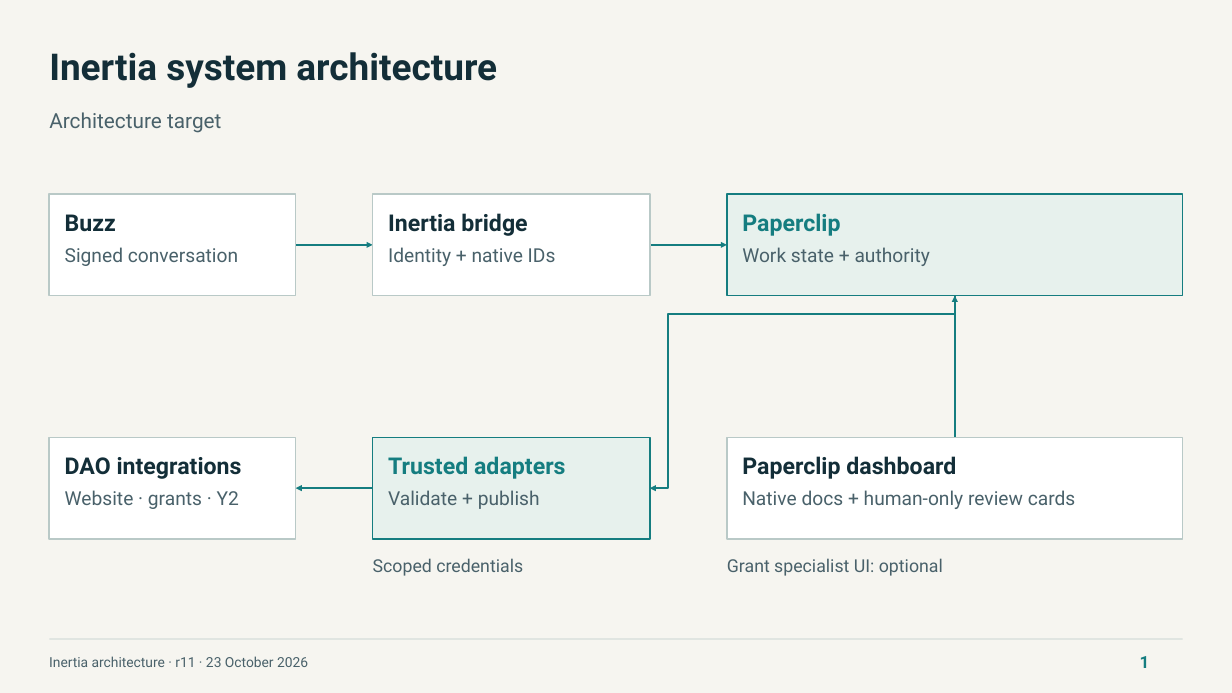
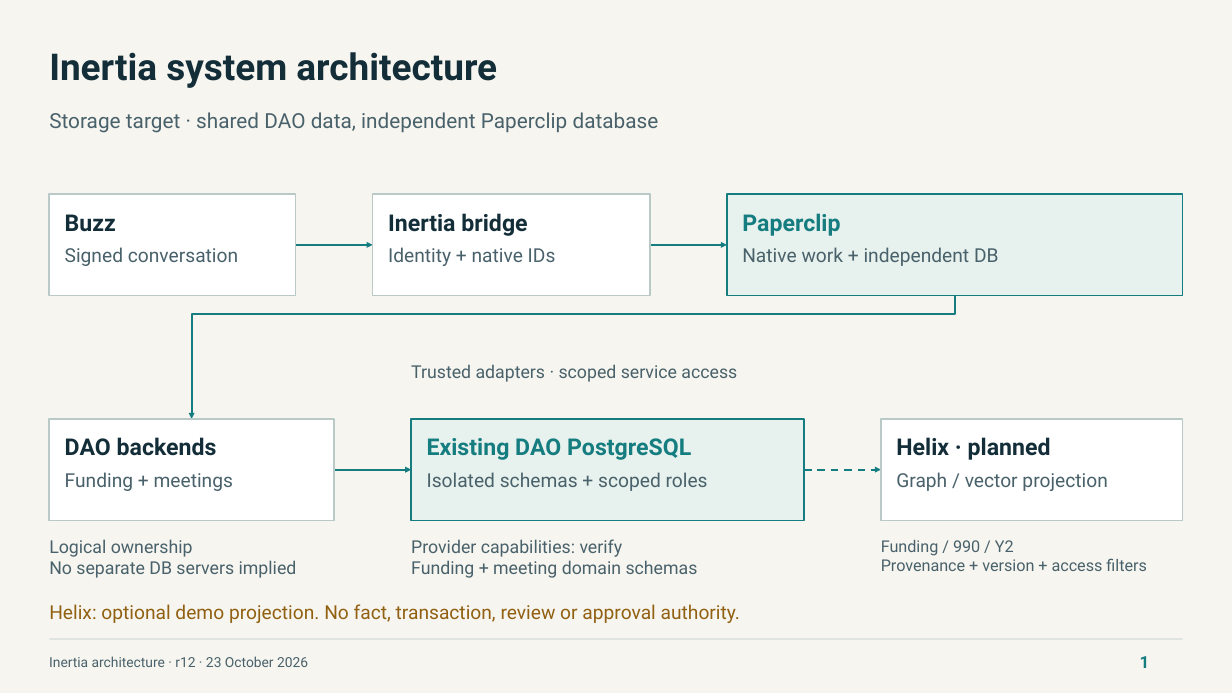
Before and after one commit to NetRxn/Inertia, a slide deck: slide 1 of Inertia-Architecture.pptx. Drawn at 1232x693 pixels with LibreOffice and Linux fonts; fonts in the diff are those of the drawing. Boxes give left, top, right and bottom in pixels: in the first picture for what was removed or moved away, otherwise in the second. Text is boxed around its words. In the diff, an @@ line names an element or a change of style, - is before the commit and + after.

Commit message:
docs: consolidate DAO PostgreSQL and Helix data architecture (r12)

```diff
--- a/Inertia-Architecture.pptx
+++ b/Inertia-Architecture.pptx
@@ text at box(49, 112, 659, 133): text changed @@
-Architecture target
+Storage target · shared DAO data, independent Paperclip database
@@ text at box(742, 247, 999, 266): text changed @@
-Work state + authority
+Native work + independent DB
@@ elbow arrow added from (955, 296) to (191, 419), #157D80 1.88 pt @@
@@ elbow arrow removed from (955, 296) to (650, 488) @@
@@ arrow removed from (955, 438) to (955, 296) @@
@@ text at box(411, 364, 737, 382): text changed @@
-Scoped credentials
+Trusted adapters · scoped service access
@@ rectangle: place and size @@
-rectangle at box(50, 438, 296, 540)
+rectangle at box(50, 419, 334, 521)
@@ rectangle: place and size @@
-rectangle at box(372, 438, 650, 540)
+rectangle at box(411, 419, 803, 521)
@@ rectangle: place and size @@
-rectangle at box(726, 438, 1182, 540)
+rectangle at box(881, 419, 1182, 521)
@@ text at box(65, 437, 217, 456): text changed @@
-DAO integrations
+DAO backends
@@ text added at box(427, 438, 691, 460), 22.5 pt, text #157D80, bold @@
+Existing DAO PostgreSQL
@@ text added at box(896, 437, 1051, 460), 22.5 pt, text #132E38, bold @@
+Helix · planned
@@ text added at box(65, 472, 233, 491), 18.8 pt, text #49616A @@
+Funding + meetings
@@ arrow moved from (372, 488) - (296, 488) to (334, 469) - (411, 469) @@
@@ text at box(427, 472, 708, 491): text changed; size 22.5 to 18.8 pt; text colour #157D80 to #49616A; bold off @@
-Trusted adapters
+Isolated schemas + scoped roles
@@ text removed at box(742, 456, 956, 479) @@
-Paperclip dashboard
@@ arrow added from (804, 469) to (881, 469), #157D80 1.88 pt dashed @@
@@ text added at box(896, 472, 1107, 491), 18.8 pt, text #49616A @@
+Graph / vector projection
@@ text removed at box(65, 490, 239, 509) @@
-Website · grants · Y2
@@ text removed at box(388, 490, 540, 509) @@
-Validate + publish
@@ text removed at box(742, 490, 1076, 509) @@
-Native docs + human-only review cards
@@ text added at box(49, 539, 297, 578), 17.2 pt, text #49616A @@
+Logical ownership
+No separate DB servers implied
@@ text added at box(411, 539, 698, 578), 17.2 pt, text #49616A @@
+Provider capabilities: verify
+Funding + meeting domain schemas
@@ text removed at box(727, 558, 943, 576) @@
-Grant specialist UI: optional
@@ text added at box(881, 540, 1147, 571), 15.8 pt, text #49616A @@
+Funding / 990 / Y2
+Provenance + version + access filters
@@ text added at box(49, 604, 740, 623), 18.8 pt, text #916011 @@
+Helix: optional demo projection. No fact, transaction, review or approval authority.
@@ text at box(49, 656, 308, 667): text changed @@
-Inertia architecture · r11 · 23 October 2026
+Inertia architecture · r12 · 23 October 2026
```
Also in this commit, not shown: 7 other slides changed, 16 other files.
